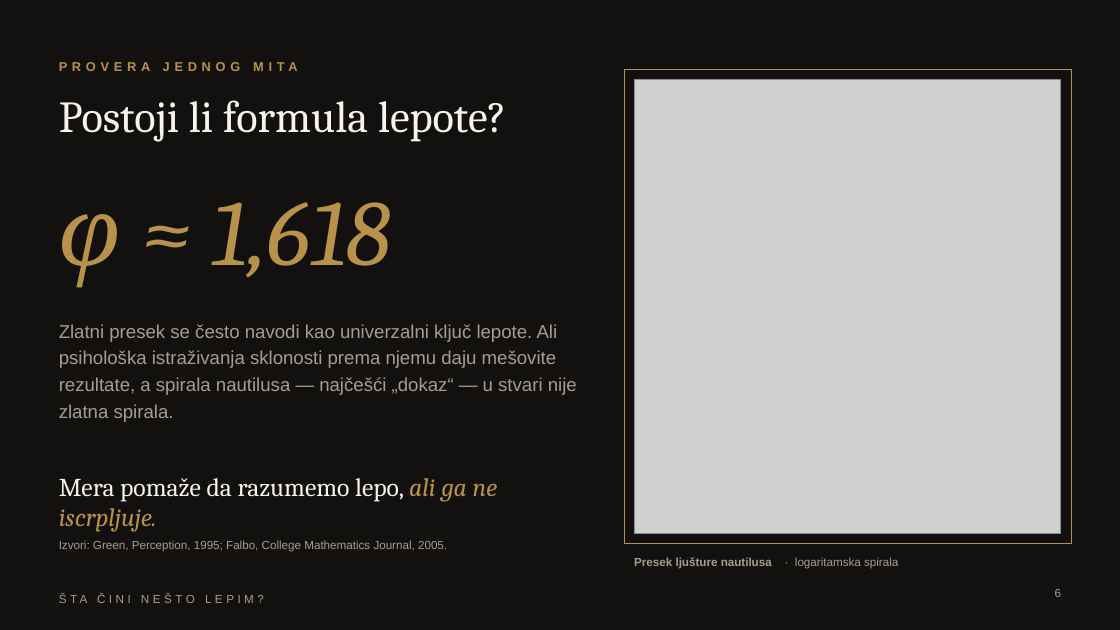
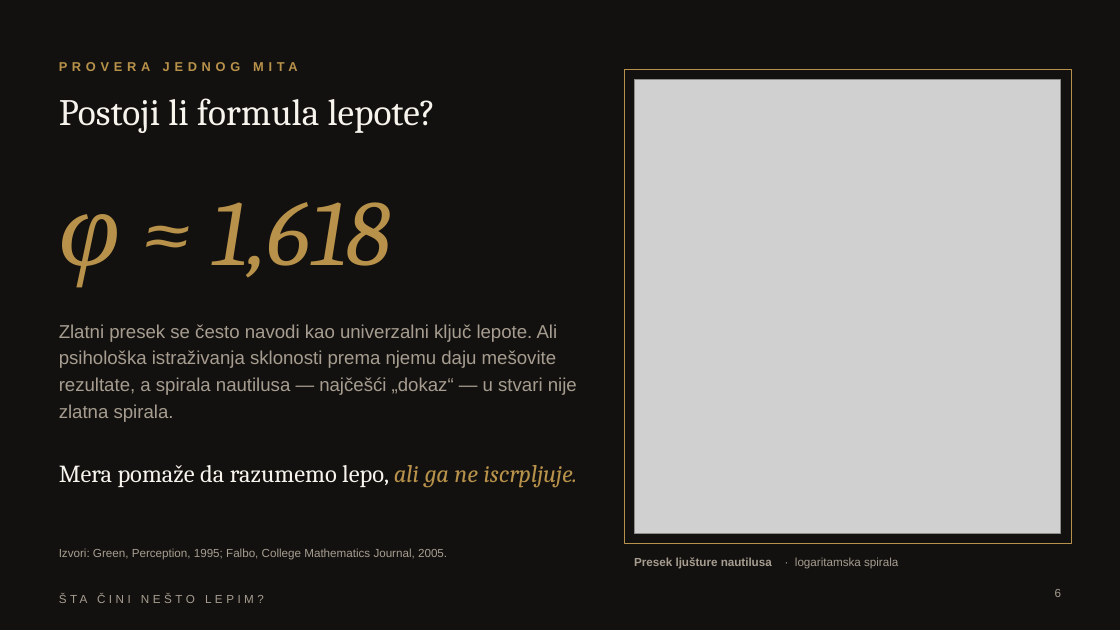
Before and after one commit to aalleekkk/presentation-test, a slide deck: slide 6 of Sta_cini_nesto_lepim.pptx. Drawn at 1120x630 pixels with LibreOffice and Linux fonts; fonts in the diff are those of the drawing; grey boxes stand for pictures. Boxes give left, top, right and bottom in pixels: in the first picture for what was removed or moved away, otherwise in the second. Text is boxed around its words. In the diff, an @@ line names an element or a change of style, - is before the commit and + after.

```diff
--- a/Sta_cini_nesto_lepim.pptx
+++ b/Sta_cini_nesto_lepim.pptx
@@ text "Postoji li formula lepote?" at (59, 98, 436, 133): size 38 to 32 pt @@
@@ text "Mera pomaže da razumemo lepo, ...": place and size @@
-text "Mera pomaže da razumemo lepo, ..." at (59, 478, 498, 532)
+text "Mera pomaže da razumemo lepo, ..." at (59, 465, 578, 488)
@@ text "Mera pomaže da razumemo lepo, ..." at (59, 465, 578, 488): size 22 to 21 pt @@
@@ text "Izvori: Green, Perception, 1995; Falbo, ...": place and size @@
-text "Izvori: Green, Perception, 1995; Falbo, ..." at (59, 540, 447, 552)
+text "Izvori: Green, Perception, 1995; Falbo, ..." at (59, 548, 447, 560)
```
Also in this commit, not shown: 12 other slides changed.
